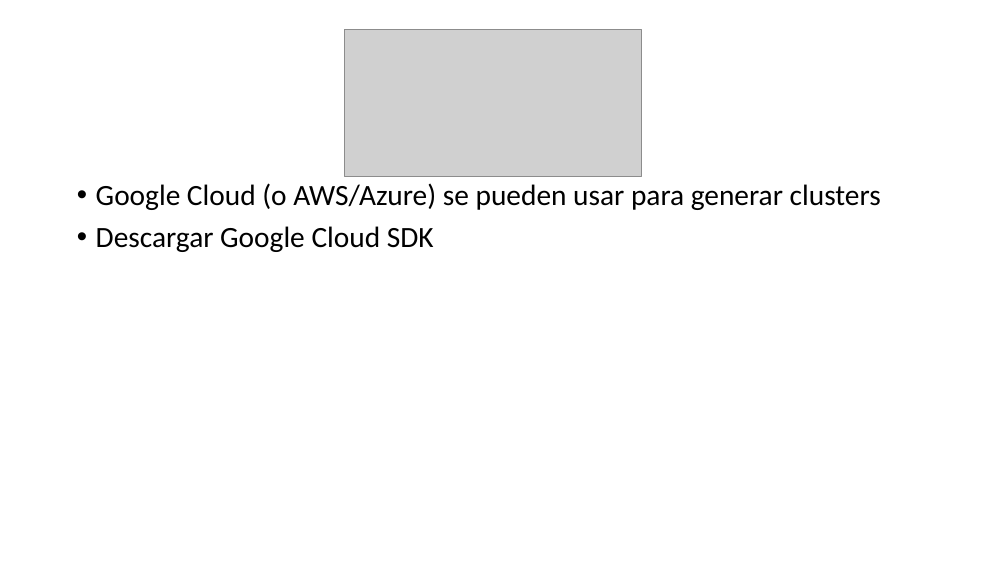
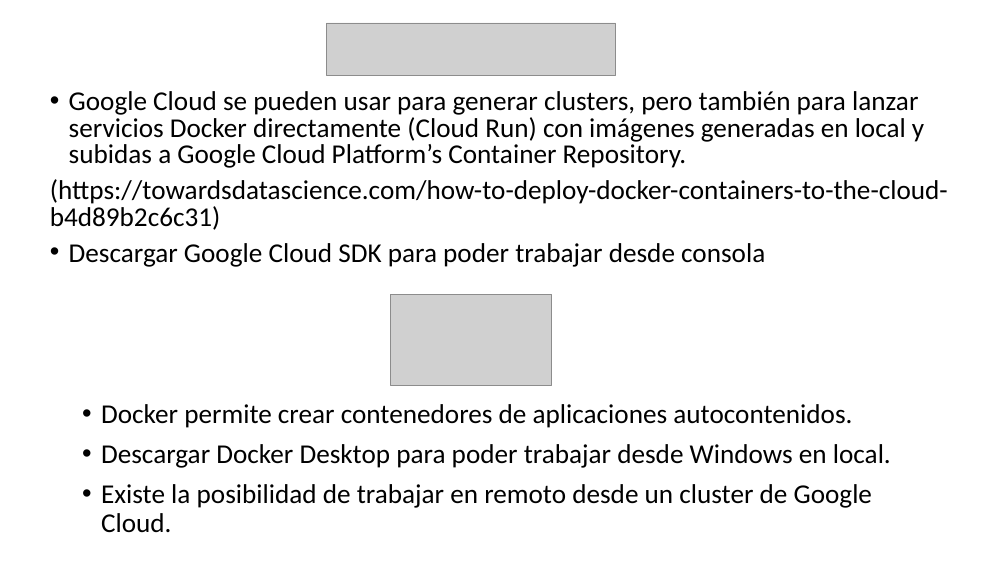
Before and after one commit to luciatomainodelacr/TFM, a slide deck: slide 4 of TFM.pptx (slide 2 before the commit). Drawn at 1008x567 pixels with LibreOffice and Linux fonts; fonts in the diff are those of the drawing; grey boxes stand for pictures. Boxes give left, top, right and bottom in pixels: in the first picture for what was removed or moved away, otherwise in the second. Text is boxed around its words. In the diff, an @@ line names an element or a change of style, - is before the commit and + after.

```diff
--- a/TFM.pptx
+++ b/TFM.pptx
@@ picture: place and size @@
-picture at (344, 29, 641, 176)
+picture at (327, 23, 616, 76)
@@ text at (50, 91, 948, 267): text changed; size 28 to 25.9 pt @@
-• Google Cloud (o AWS/Azure) se pueden usar para generar clusters
-• Descargar Google Cloud SDK
+• Google Cloud se pueden usar para generar clusters, pero también para lanzar servicios Docker directamente (Cloud Run) con imágenes generadas en local y subidas a Google Cloud Platform’s Container Repository.
+(https://towardsdatascience.com/how-to-deploy-docker-containers-to-the-cloud-b4d89b2c6c31)
+• Descargar Google Cloud SDK para poder trabajar desde consola
@@ picture added at (390, 294, 552, 385) @@
@@ text added at (101, 404, 891, 533), 25.9 pt, text #000000 @@
+• Docker permite crear contenedores de aplicaciones autocontenidos.
+• Descargar Docker Desktop para poder trabajar desde Windows en local.
+• Existe la posibilidad de trabajar en remoto desde un cluster de Google Cloud.
```
Also in this commit, not shown: 1 other slide changed, 1 slide added.
